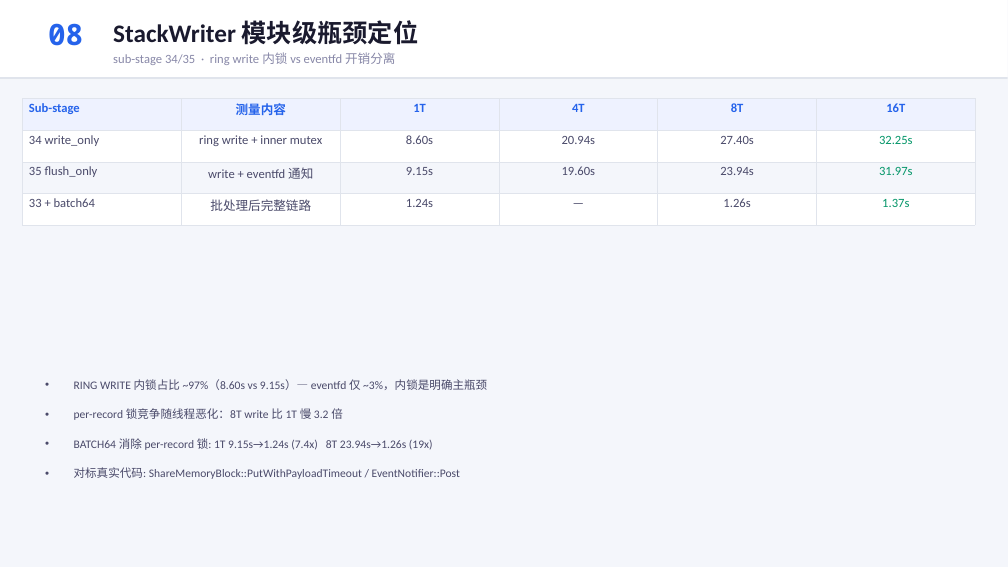
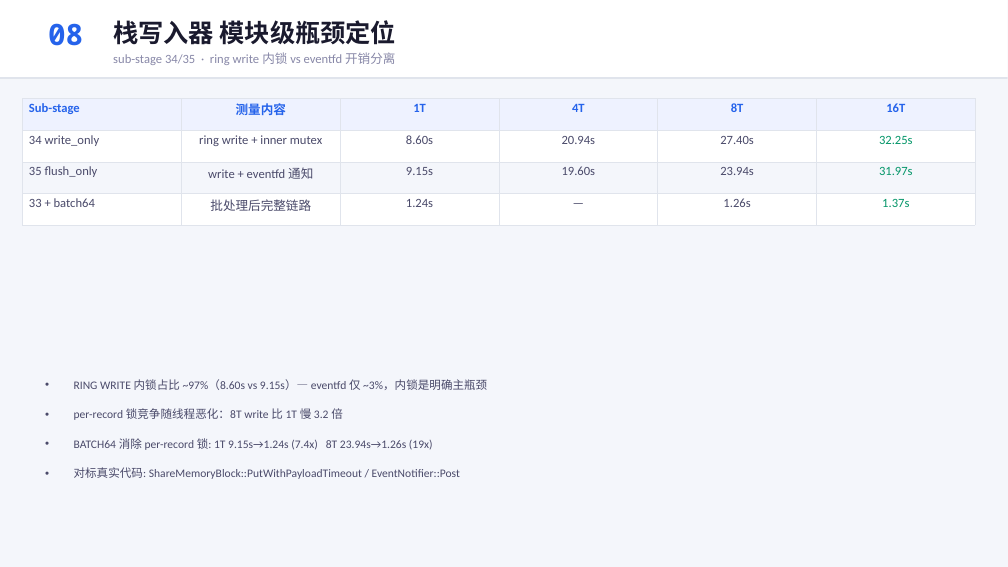
Before and after one commit to YiChiChen1106/Nativehook_linux_planb, a slide deck: slide 8 of presentation/native_hook_progress_2026-06-05.pptx. Drawn at 1008x567 pixels with LibreOffice and Linux fonts; fonts in the diff are those of the drawing. Boxes give left, top, right and bottom in pixels: in the first picture for what was removed or moved away, otherwise in the second. Text is boxed around its words. In the diff, an @@ line names an element or a change of style, - is before the commit and + after.

```diff
--- a/presentation/native_hook_progress_2026-06-05.pptx
+++ b/presentation/native_hook_progress_2026-06-05.pptx
@@ text at (113, 20, 396, 45): text changed @@
-StackWriter 模块级瓶颈定位
+栈写入器 模块级瓶颈定位
```
Also in this commit, not shown: 6 other slides changed, 2 other files.
